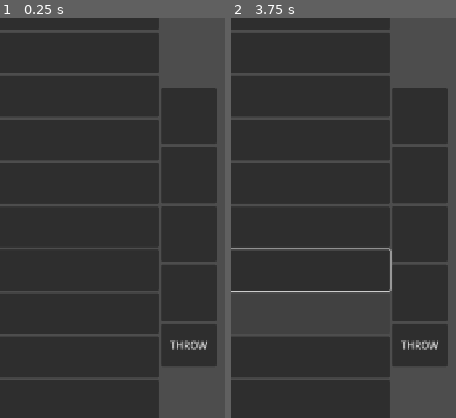
Above: before the commit, frames 1-2 (left to right).
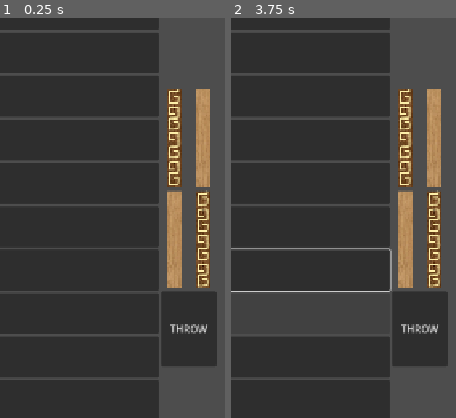
Above: after the commit, the same moments.

Repository: LeYohan-rgb/trad-games-hub
Game: Godot game, scene res://Scenes/bul_room.tscn
The game is run twice, just before and just after one commit, with the same random seed, the same clock (stepped at 60 frames per second) and the same inputs. This scene is started directly instead of the project's main scene.
Inputs (mouse positions are % of the whole screen's width and height, from its top left):
- Up to frame 1 (0.25 s): no input
- Up to frame 2 (3.75 s): click (44, 14) at 0.52 s; click "THROW" at 1.25 s; click (92, 96) at 2 s; tap Enter at 2.75 s; move the mouse to (72, 45) at 2.77 s; hold Right 2.78-3.53 s; tap Alt at 2.85 s; click (72, 45) at 2.92 s; tap Space at 3.5 s; move the mouse to (30, 55) at 3.52 s; hold Down from 3.53 s (still down); tap Shift at 3.6 s
The pictures show only the part of the screen within x 45-95%, y 20-70%; the shares and areas given below are measured in that part.

The runs differ from the first frame. In frame 1, 13% of the frame differs, in the area x 72-97%, y 17-83%; in frame 2, 13%.

Commit message:
Added up and down sprites for the sticks

Diff:
--- a/Scenes/bul_room.tscn
+++ b/Scenes/bul_room.tscn
@@ -3,6 +3,20 @@
 [ext_resource type="Script" uid="uid://baby5xptbu4aj" path="res://Scripts/bul_room.gd" id="1_2eaeg"]
 [ext_resource type="Texture2D" uid="uid://bgu3dya37klo2" path="res://Graphics/bul_game/null_piece.png" id="2_drqac"]
 [ext_resource type="Texture2D" uid="uid://ud8p3ts34nga" path="res://Graphics/general_icons/pause_icon.png" id="3_dg6wr"]
+[ext_resource type="Texture2D" uid="uid://qhsmtpa68gsr" path="res://Graphics/bul_game/stick_up.png" id="3_woo1q"]
+[ext_resource type="Texture2D" uid="uid://bouwt5rcwl453" path="res://Graphics/bul_game/stick_down.png" id="4_karr0"]
+
+[sub_resource type="StyleBoxEmpty" id="StyleBoxEmpty_jague"]
+
+[sub_resource type="StyleBoxEmpty" id="StyleBoxEmpty_adqv7"]
+
+[sub_resource type="StyleBoxEmpty" id="StyleBoxEmpty_ydtpf"]
+
+[sub_resource type="StyleBoxEmpty" id="StyleBoxEmpty_m31fn"]
+
+[sub_resource type="StyleBoxEmpty" id="StyleBoxEmpty_45nwq"]
+
+[sub_resource type="StyleBoxEmpty" id="StyleBoxEmpty_wmdsf"]
 
 [sub_resource type="StyleBoxEmpty" id="StyleBoxEmpty_dg6wr"]
 
@@ -242,25 +256,77 @@
 size_flags_vertical = 3
 size_flags_stretch_ratio = 2.0
 
-[node name="stick_1" type="Panel" parent="main_container/sticks_container/VBoxContainer" unique_id=1718377085]
-layout_mode = 2
-size_flags_horizontal = 3
-size_flags_vertical = 3
-
-[node name="stick_2" type="Panel" parent="main_container/sticks_container/VBoxContainer" unique_id=229843463]
-layout_mode = 2
-size_flags_horizontal = 3
-size_flags_vertical = 3
-
-[node name="stick_3" type="Panel" parent="main_container/sticks_container/VBoxContainer" unique_id=396259640]
-layout_mode = 2
-size_flags_horizontal = 3
-size_flags_vertical = 3
-
-[node name="stick_4" type="Panel" parent="main_container/sticks_container/VBoxContainer" unique_id=438528657]
-layout_mode = 2
-size_flags_horizontal = 3
-size_flags_vertical = 3
+[node name="HBoxContainer" type="HBoxContainer" parent="main_container/sticks_container/VBoxContainer" unique_id=1118055574]
+layout_mode = 2
+size_flags_vertical = 3
+
+[node name="stick_1" type="Button" parent="main_container/sticks_container/VBoxContainer/HBoxContainer" unique_id=1121663226]
+layout_mode = 2
+size_flags_horizontal = 3
+size_flags_vertical = 3
+theme_override_colors/icon_disabled_color = Color(1, 1, 1, 1)
+theme_override_styles/normal = SubResource("StyleBoxEmpty_jague")
+theme_override_styles/normal_mirrored = SubResource("StyleBoxEmpty_adqv7")
+theme_override_styles/pressed = SubResource("StyleBoxEmpty_ydtpf")
+theme_override_styles/hover = SubResource("StyleBoxEmpty_m31fn")
+theme_override_styles/disabled = SubResource("StyleBoxEmpty_45nwq")
+theme_override_styles/focus = SubResource("StyleBoxEmpty_wmdsf")
+disabled = true
+icon = ExtResource("3_woo1q")
+icon_alignment = 1
+expand_icon = true
+
+[node name="stick_2" type="Button" parent="main_container/sticks_container/VBoxContainer/HBoxContainer" unique_id=1022597540]
+layout_mode = 2
+size_flags_horizontal = 3
+size_flags_vertical = 3
+theme_override_colors/icon_disabled_color = Color(1, 1, 1, 1)
+theme_override_styles/normal = SubResource("StyleBoxEmpty_jague")
+theme_override_styles/normal_mirrored = SubResource("StyleBoxEmpty_adqv7")
+theme_override_styles/pressed = SubResource("StyleBoxEmpty_ydtpf")
+theme_override_styles/hover = SubResource("StyleBoxEmpty_m31fn")
+theme_override_styles/disabled = SubResource("StyleBoxEmpty_45nwq")
+theme_override_styles/focus = SubResource("StyleBoxEmpty_wmdsf")
+disabled = true
+icon = ExtResource("4_karr0")
+icon_alignment = 1
+expand_icon = true
+
+[node name="HBoxContainer2" type="HBoxContainer" parent="main_container/sticks_container/VBoxContainer" unique_id=954573939]
+layout_mode = 2
+size_flags_vertical = 3
+
+[node name="stick_3" type="Button" parent="main_container/sticks_container/VBoxContainer/HBoxContainer2" unique_id=530744401]
+layout_mode = 2
+size_flags_horizontal = 3
+size_flags_vertical = 3
+theme_override_colors/icon_disabled_color = Color(1, 1, 1, 1)
+theme_override_styles/normal = SubResource("StyleBoxEmpty_jague")
+theme_override_styles/normal_mirrored = SubResource("StyleBoxEmpty_adqv7")
+theme_override_styles/pressed = SubResource("StyleBoxEmpty_ydtpf")
+theme_override_styles/hover = SubResource("StyleBoxEmpty_m31fn")
+theme_override_styles/disabled = SubResource("StyleBoxEmpty_45nwq")
+theme_override_styles/focus = SubResource("StyleBoxEmpty_wmdsf")
+disabled = true
+icon = ExtResource("4_karr0")
+icon_alignment = 1
+expand_icon = true
+
+[node name="stick_4" type="Button" parent="main_container/sticks_container/VBoxContainer/HBoxContainer2" unique_id=1500028800]
+layout_mode = 2
+size_flags_horizontal = 3
+size_flags_vertical = 3
+theme_override_colors/icon_disabled_color = Color(1, 1, 1, 1)
+theme_override_styles/normal = SubResource("StyleBoxEmpty_jague")
+theme_override_styles/normal_mirrored = SubResource("StyleBoxEmpty_adqv7")
+theme_override_styles/pressed = SubResource("StyleBoxEmpty_ydtpf")
+theme_override_styles/hover = SubResource("StyleBoxEmpty_m31fn")
+theme_override_styles/disabled = SubResource("StyleBoxEmpty_45nwq")
+theme_override_styles/focus = SubResource("StyleBoxEmpty_wmdsf")
+disabled = true
+icon = ExtResource("3_woo1q")
+icon_alignment = 1
+expand_icon = true
 
 [node name="throw_btn" type="Button" parent="main_container/sticks_container/VBoxContainer" unique_id=1089594756]
 layout_mode = 2
Binary file added: Graphics/bul_game/stick_down.png
Not shown, added: Graphics/bul_game/stick_down.png.import
Binary file added: Graphics/bul_game/stick_up.png
Not shown, added: Graphics/bul_game/stick_up.png.import
